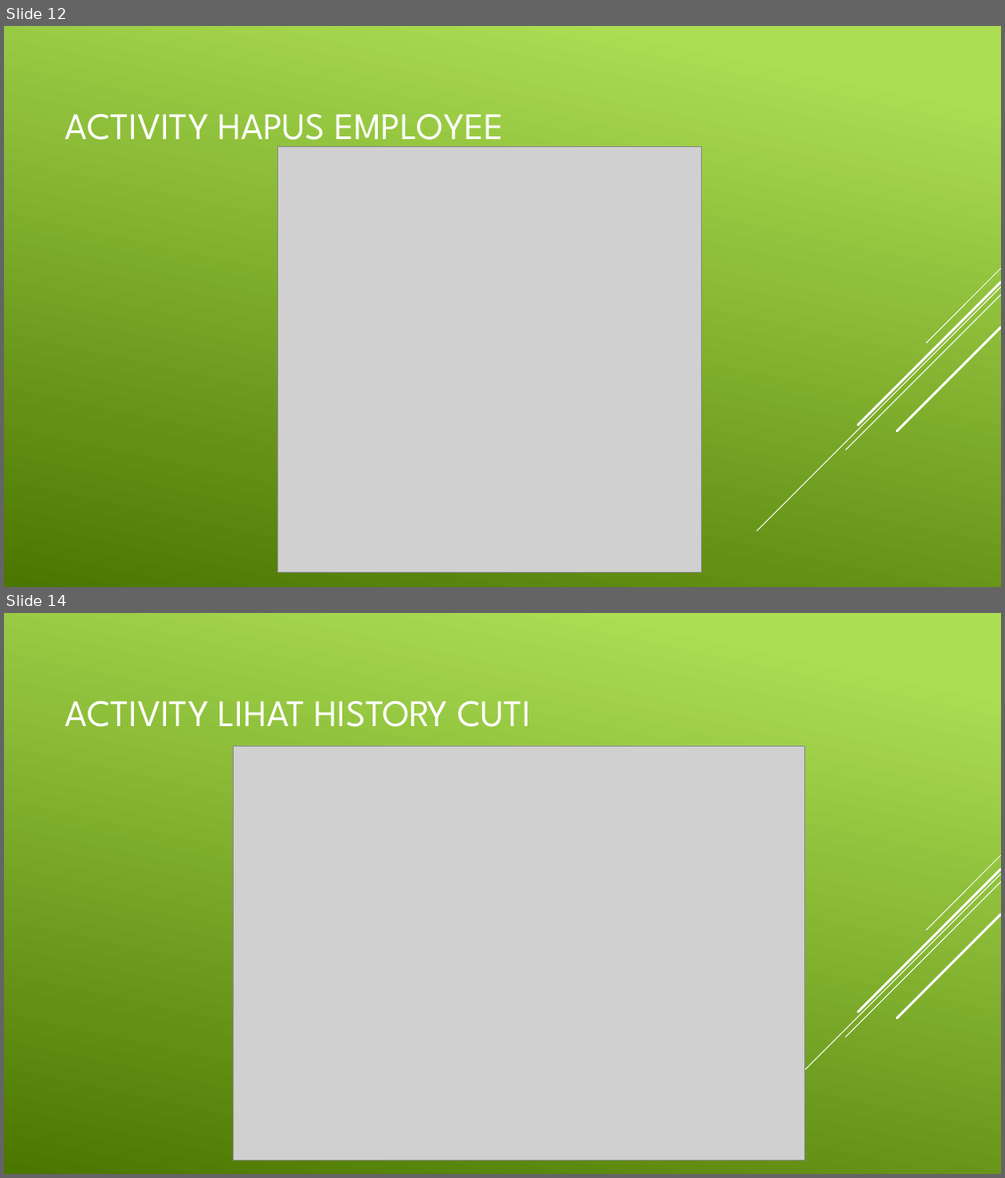
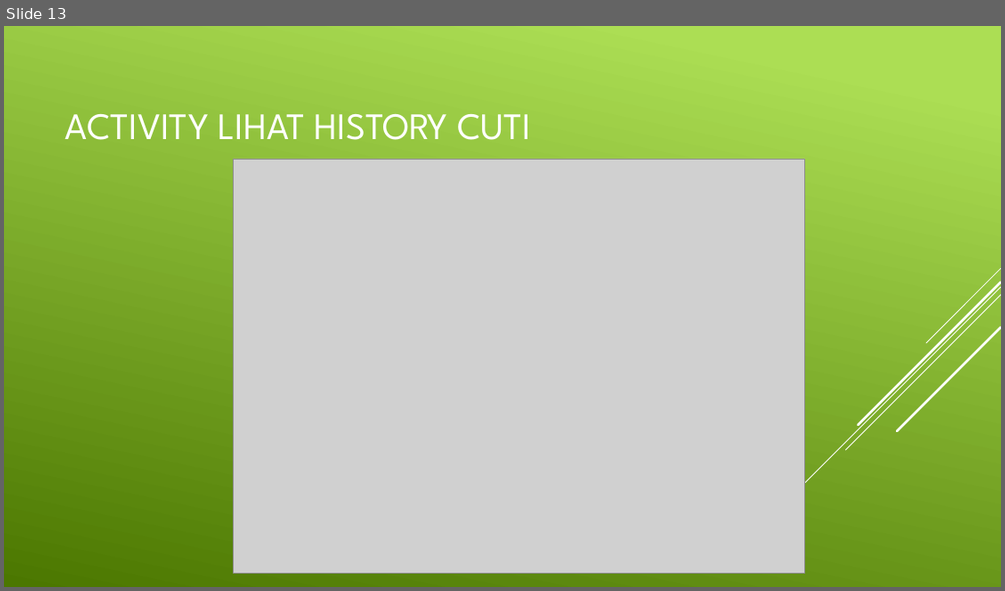
Before and after one commit to felixcandra/AplikasiCuti, a slide deck: Aplikasi Pengajuan Cuti.pptx. Shown one above the other, each under a label of ours: slides 12 and 14 before the commit, slide 13 after it; the slides between them are not shown. The pictures are 1005x1178 and 1005x591 pixels, drawn with LibreOffice and Linux fonts; fonts in the diff are those of the drawing; grey boxes stand for pictures. Boxes give left, top, right and bottom in pixels: in the first picture for what was removed or moved away, otherwise in the second. Text is boxed around its words. In the diff, an @@ line names an element or a change of style, - is before the commit and + after.

Commit message:
update ppt update deskripsi & gambar activity employee di laporan update gambar activity manage employee

```diff
--- a/Aplikasi Pengajuan Cuti.pptx
+++ b/Aplikasi Pengajuan Cuti.pptx
@@ slide 12 removed at [4,26,1001,587], background gradient #ACDF55 to #4C7800; not listed: 5 template elements that a slide beside it also shows @@
@@ title removed at [65,114,503,151] @@
-ACTIVITY HAPUS EMPLOYEE
@@ picture removed at [278,146,701,572] @@
@@ what was slide 14 is now slide 13 @@
```
Also in this commit, not shown: 2 slides changed, 3 slides added, 3 other slides removed, 5 other files.
